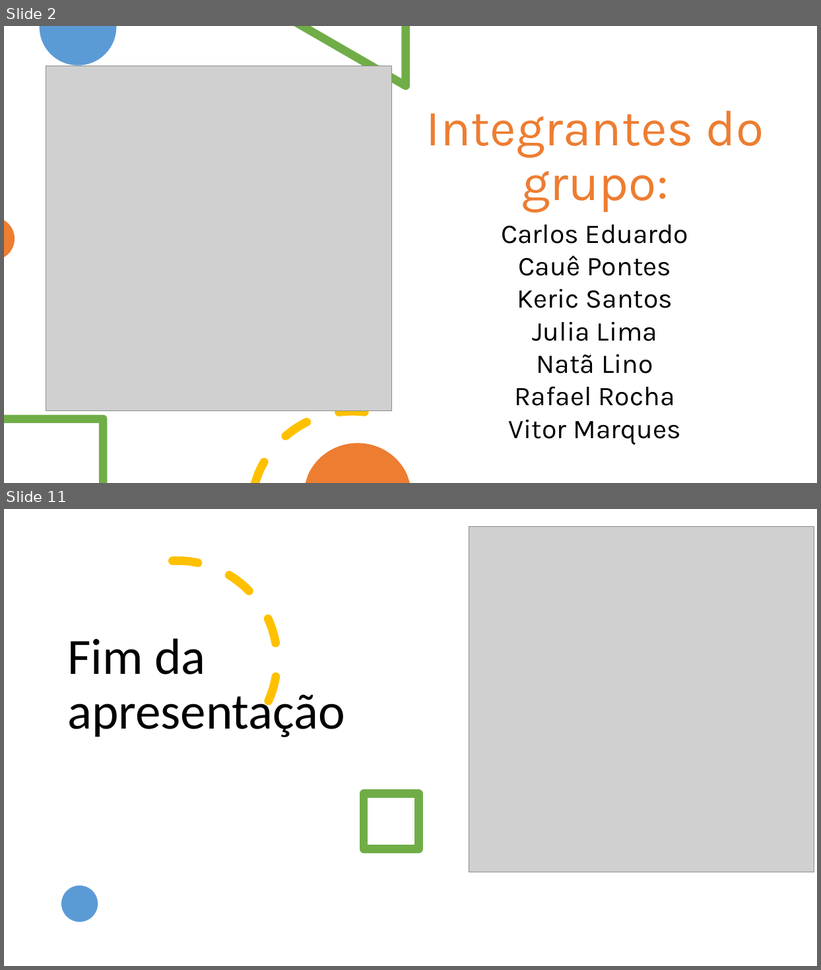
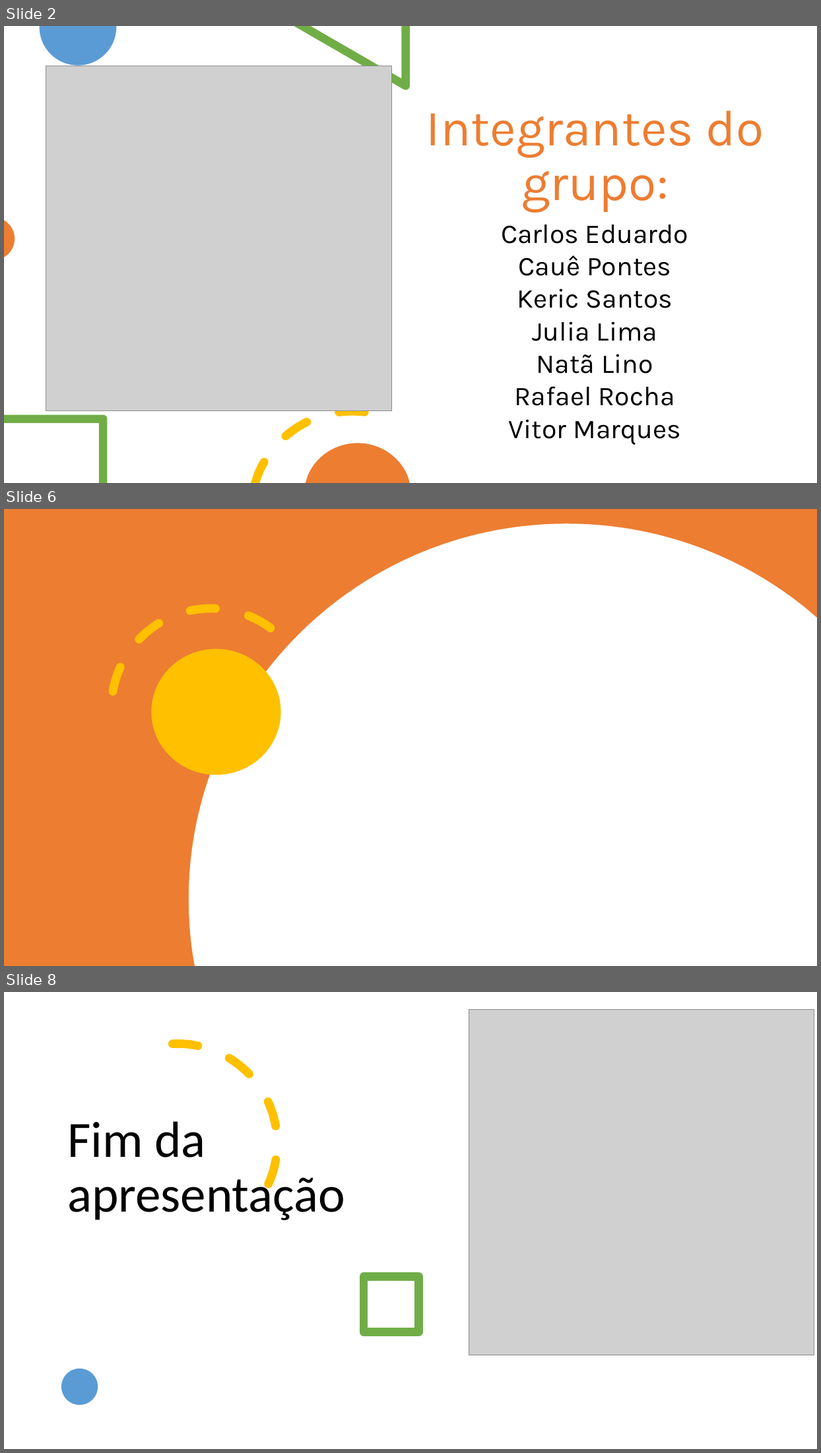
Before and after one commit to julialima1999/Limpeza_organiza-o, a slide deck: Apresentação/Limpeza e Organização.pptx. Shown one above the other, each under a label of ours: slides 2 and 11 before the commit, slides 2, 6 and 8 after it; the slides between them are not shown. The pictures are 821x970 and 821x1453 pixels, drawn with LibreOffice and Linux fonts; fonts in the diff are those of the drawing; grey boxes stand for pictures. Boxes give left, top, right and bottom in pixels: in the first picture for what was removed or moved away, otherwise in the second. Text is boxed around its words. In the diff, an @@ line names an element or a change of style, - is before the commit and + after.

```diff
--- a/Apresentação/Limpeza e Organização.pptx
+++ b/Apresentação/Limpeza e Organização.pptx
@@ slide 6 added at (4, 509, 817, 966), background #FFFFFF @@
@@ rectangle added at (4, 509, 817, 966), fill #ED7D31 @@
@@ freeform shape added at (189, 524, 817, 966), fill #FFFFFF @@
@@ arc (boxed as its full ellipse) added at (71, 568, 351, 848), outline #FFC000 10 pt dashed @@
@@ ellipse added at (152, 650, 281, 776), fill #FFC000 @@
@@ what was slide 11 is now slide 8 @@
```
Also in this commit, not shown: 1 slide changed, 3 other slides added, 7 slides removed.
